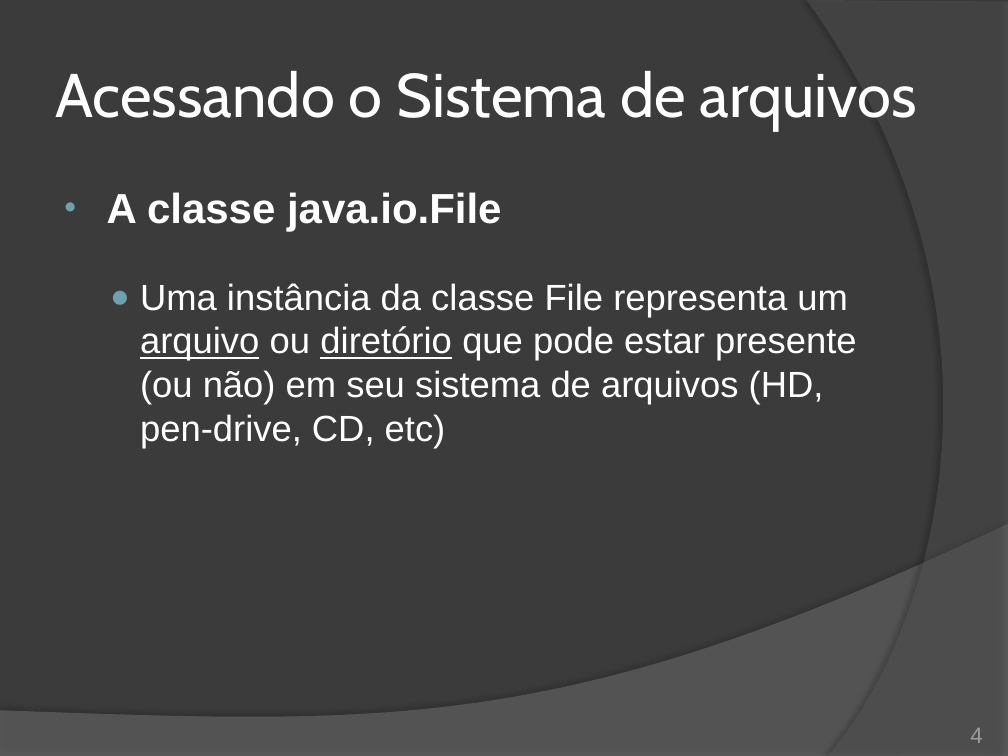
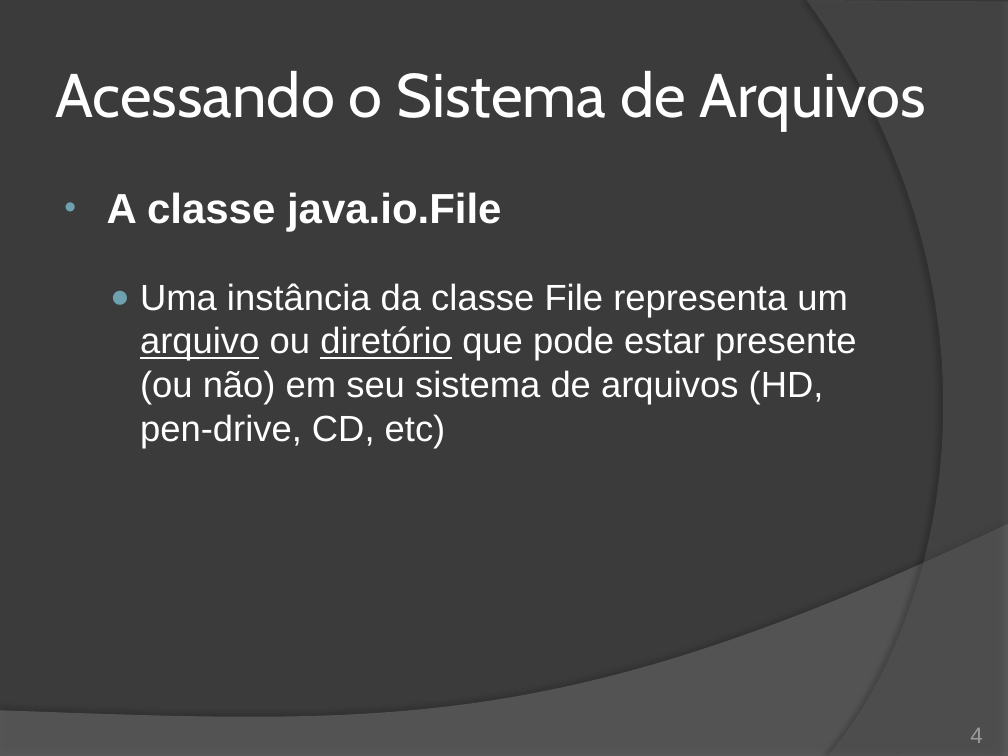
Before and after one commit to duchesqui/slzvieira-training, a slide deck: slide 4 of 2-Java-Programmer-Modulo-II/16.Capitulo10.pptx. Drawn at 1008x756 pixels with LibreOffice and Linux fonts; fonts in the diff are those of the drawing. Boxes give left, top, right and bottom in pixels: in the first picture for what was removed or moved away, otherwise in the second. Text is boxed around its words. In the diff, an @@ line names an element or a change of style, - is before the commit and + after.

```diff
--- a/2-Java-Programmer-Modulo-II/16.Capitulo10.pptx
+++ b/2-Java-Programmer-Modulo-II/16.Capitulo10.pptx
@@ title at (x1=55, y1=71, x2=926, y2=131): text changed @@
-Acessando o Sistema de arquivos
+Acessando o Sistema de Arquivos
```
Also in this commit, not shown: 3 other slides changed, 60 slides removed, 4 other files.
